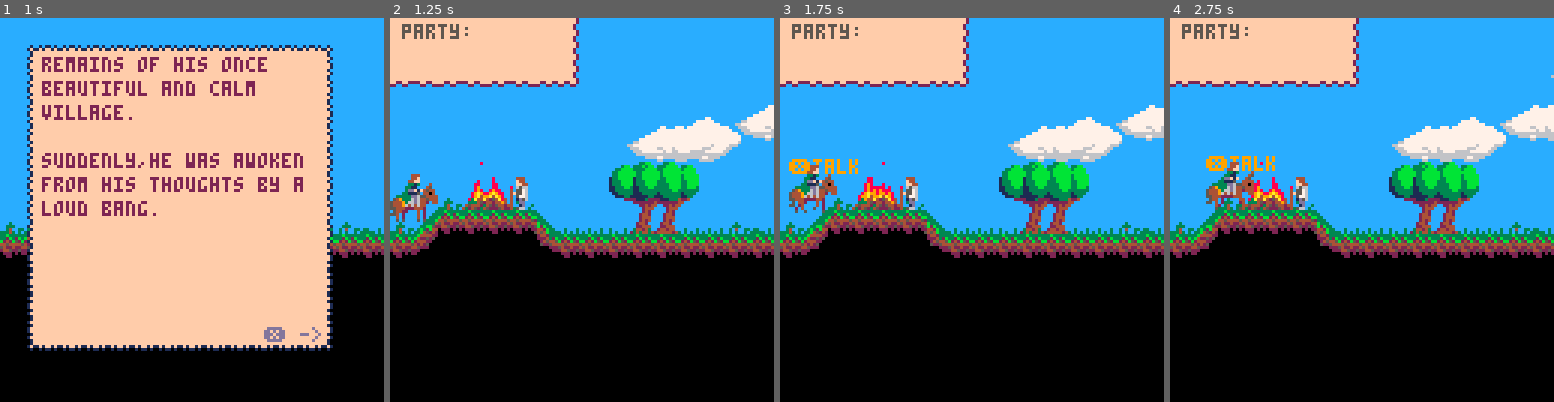
Above: before the commit, frames 1-4 (left to right).
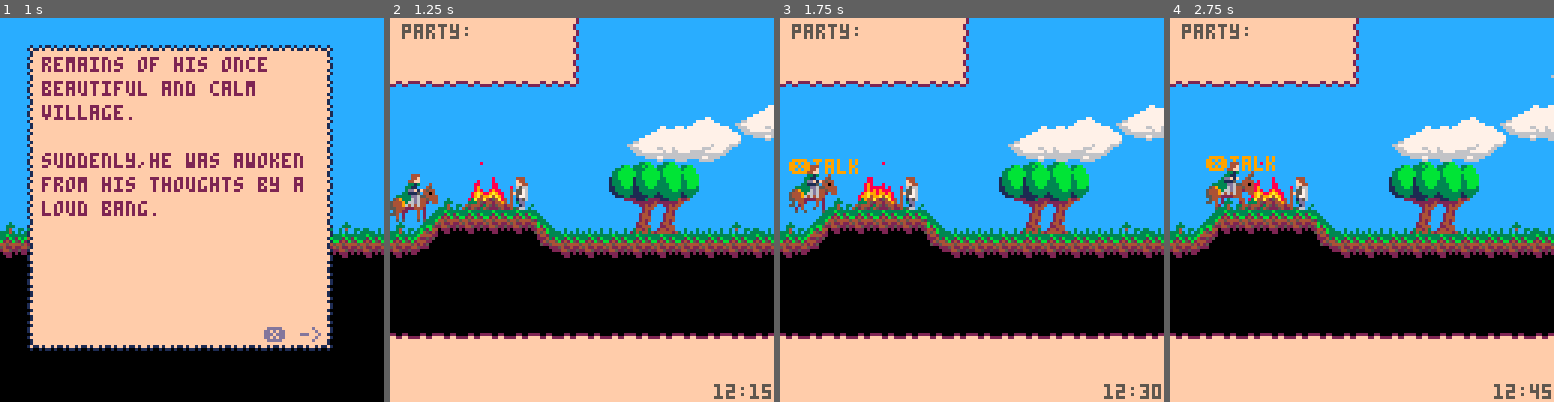
Above: after the commit, the same moments.

Repository: Lucky4Luuk/LD43
Game: PICO-8 cartridge ld43-game.p8
The game is run twice, just before and just after one commit, with the same random seed, the same clock (stepped at 60 frames per second) and the same inputs.
Inputs:
- Up to frame 1 (1 s): tap X (X key) at 0.33 s; tap O (Z key) at 0.7 s
- Up to frame 2 (1.25 s): tap X (X key) at 1.07 s
- Up to frame 3 (1.75 s): hold Right from 1.6 s (still down); tap O (Z key) at 1.7 s
- Up to frame 4 (2.75 s): tap X (X key) at 1.85 s; release Right at 2.1 s; tap O (Z key) at 2.1, 2.5 s; hold Right from 2.47 s (still down)

Frame 1 is identical in both runs. In frame 2, 18% of the frame differs, in the area x 0-100%, y 82-100%; in frame 3, 18%; in frame 4, 18%.

Commit message:
Update ld43-game.p8

Diff:
--- a/ld43-game.p8
+++ b/ld43-game.p8
@@ -26,6 +26,8 @@
 local textcol=2
 local butcol=13
 local ibutcol=9
+local hour=12
+local minute=0
 
 function updatemap()
 	h=48
@@ -231,6 +233,13 @@
 
 function _update()
 	frame=(frame+1)%32000
+	if frame%15==0 then
+		minute+=15
+	end
+	if minute>59 then
+		hour+=1
+		minute=0
+	end
 	if state=="test" then
 		animdata.sword_test.frame+=flr(1/animdata.sword_test.speed)%4
 	elseif state=="story_0" then
@@ -344,6 +353,7 @@
  	palt(12,true)
  	map(flr(camx/8),16,0-((camx/8)%1)*8,-camy,17,15)
  	draw_party_hud()
+ 	draw_hud()
 	end
 	if debug then
 		print("!===debug===!",0,0,1)
@@ -471,6 +481,22 @@
 	if substate=="campfire_" then
 		state="game"
 	end
+end
+
+function draw_hud()
+	pal()
+	palt(14,true)
+	for i=0,15 do
+		spr(145,i*8,120)
+		spr(145,i*8,112)
+		spr(130-i%2,i*8,104)
+	end
+	pal()
+	local m=tostr(flr(minute))
+	if flr(minute)<10 then
+		m="0"..m
+	end
+	print(tostr(hour)..":"..m,108,122)
 end
 
 function draw_party_hud()
Not shown, changed: the sound effects (__sfx__) section of ld43-game.p8
